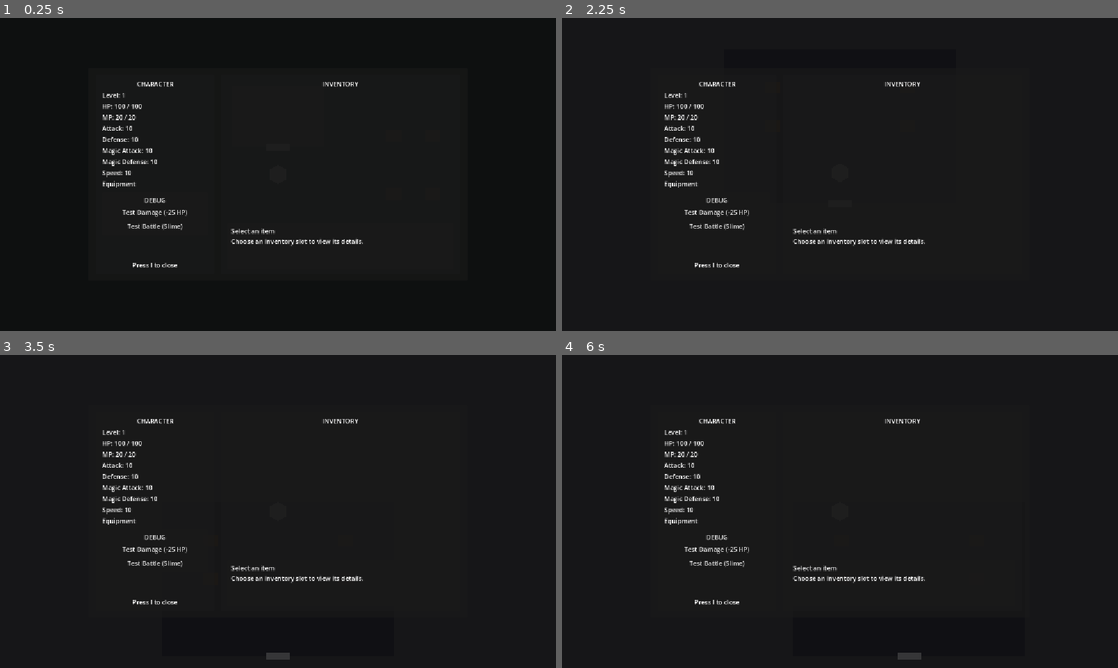
Above: before the commit, frames 1-4 (two rows, left to right).
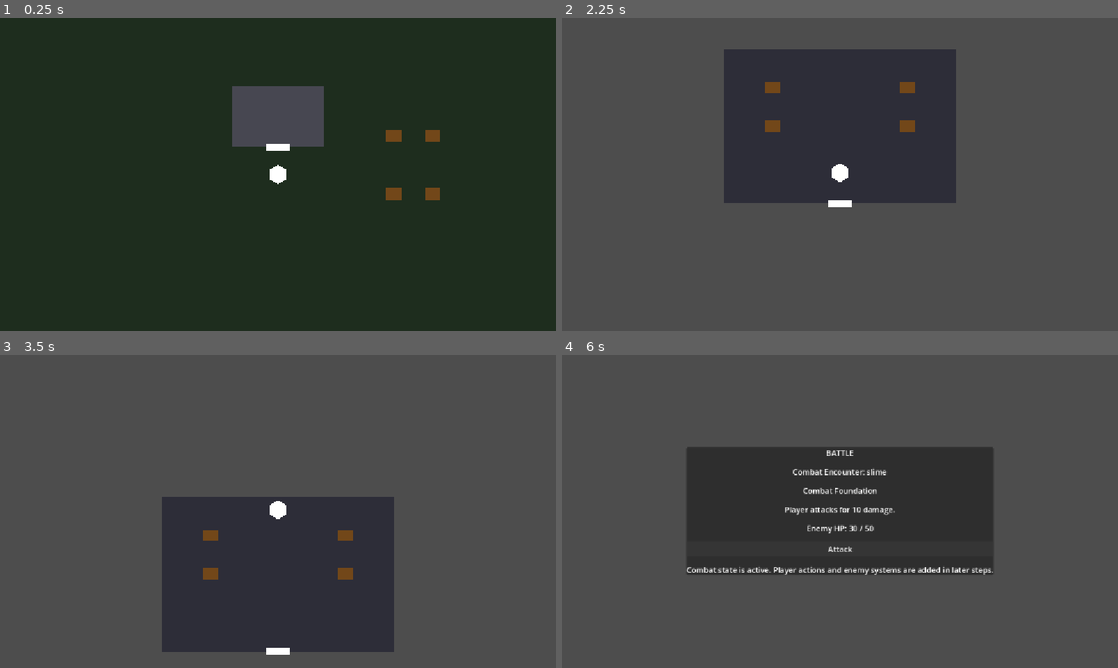
Above: after the commit, the same moments.

Repository: salexume94-pixel/Scripts
Game: Godot game, scene res://scenes/World.tscn
Two runs of this game, one before a commit and one after it. Both use one fixed random seed, a clock stepped at 60 frames per second and the inputs below.
Inputs (mouse positions are in pixels of both pictures, inside the frame that each line leads up to):
- Up to frame 1 (0.25 s): no input
- Up to frame 2 (2.25 s): click (717, 212) at 0.5 s, where only the run before the commit has a clickable "Test Damage (-25 HP)"; click (717, 227) at 1.25 s, where only the run before the commit has a clickable "Test Battle (Slime)"; tap I at 2 s; hold Up (ui_up) from 2.03 s (still down); tap E at 2.1 s
- Up to frame 3 (3.5 s): keep holding Up (ui_up); tap I at 2.75, 2.85 s
- Up to frame 4 (6 s): tap I at 3.5 s; release Up (ui_up) at 3.53 s; hold Left (ui_left) 3.53-4.25 s; tap E at 3.6 s; click "Test Battle (Slime)" at 4.25 s; click (717, 549) at 5 s, where only the run before the commit has a clickable "Test Damage (-25 HP)"; click (840, 549) at 5.75 s, where only the run after the commit has a clickable "Attack"

The runs differ from the first frame. In frame 1, 59% of the frame differs, in the area x 0-100%, y 0-100%; in frame 2, 100%; in frame 3, 99%; in frame 4, 82%.
Error before the commit: Parse Error: Cannot call non-static function "start_test_battle()" on the class "res://systems/debug_system.gd" directly. Make an instance instead. (res://ui/i…

Commit message:
Fix debug battle static call

Diff:
--- a/systems/debug_system.gd
+++ b/systems/debug_system.gd
@@ -22,7 +22,7 @@
 	return true
 
 
-func start_test_battle(enemy_id: String = "slime") -> bool:
+static func start_test_battle(enemy_id: String = "slime") -> bool:
 	# Request a controlled combat encounter through CombatManager. The debug
 	# system provides the test entry point, while CombatManager remains the owner
 	# of combat state and scene transitions.
